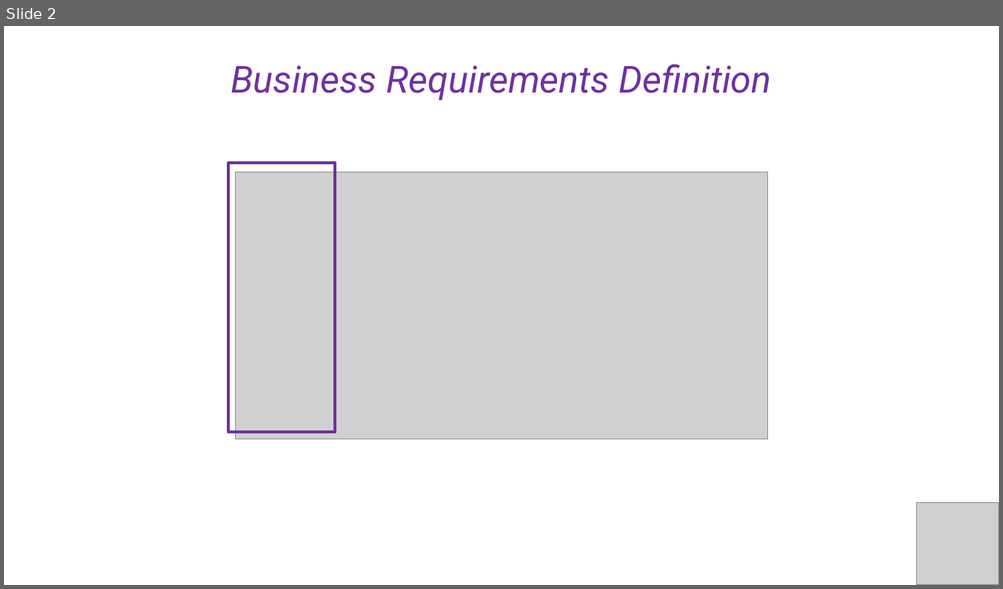
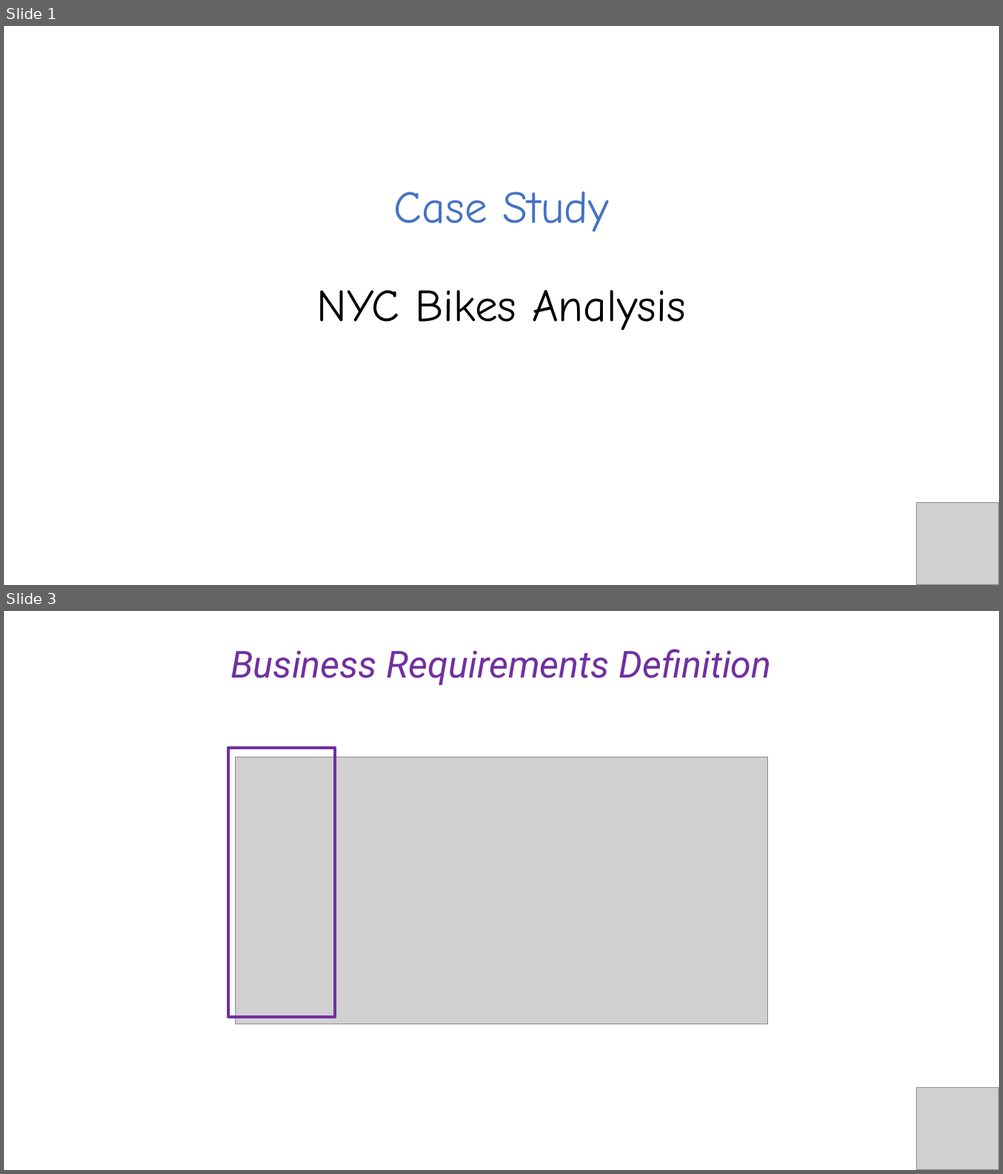
Before and after one commit to cesaramehri/Firn_CaseStudyTest, a slide deck: Presentation/Case Study - Presentation.pptx. Shown one above the other, each under a label of ours: slide 2 before the commit, slides 1 and 3 after it; the slides between them are not shown. The pictures are 1003x589 and 1003x1174 pixels, drawn with LibreOffice and Linux fonts; fonts in the diff are those of the drawing; grey boxes stand for pictures. Boxes give left, top, right and bottom in pixels: in the first picture for what was removed or moved away, otherwise in the second. Text is boxed around its words. In the diff, an @@ line names an element or a change of style, - is before the commit and + after.

Commit message:
Presentation - Final: Adding some possible improvements for better analysis

```diff
--- a/Presentation/Case Study - Presentation.pptx
+++ b/Presentation/Case Study - Presentation.pptx
@@ slide 1 added at [4,26,999,585], background #FFFFFF @@
@@ title added at [317,191,686,331], 44 pt, text #000000 @@
+Case Study
+NYC Bikes Analysis
@@ picture added at [916,503,999,585] @@
@@ what was slide 2 is now slide 3 @@
```
Also in this commit, not shown: 1 slide changed, 3 other slides added.
